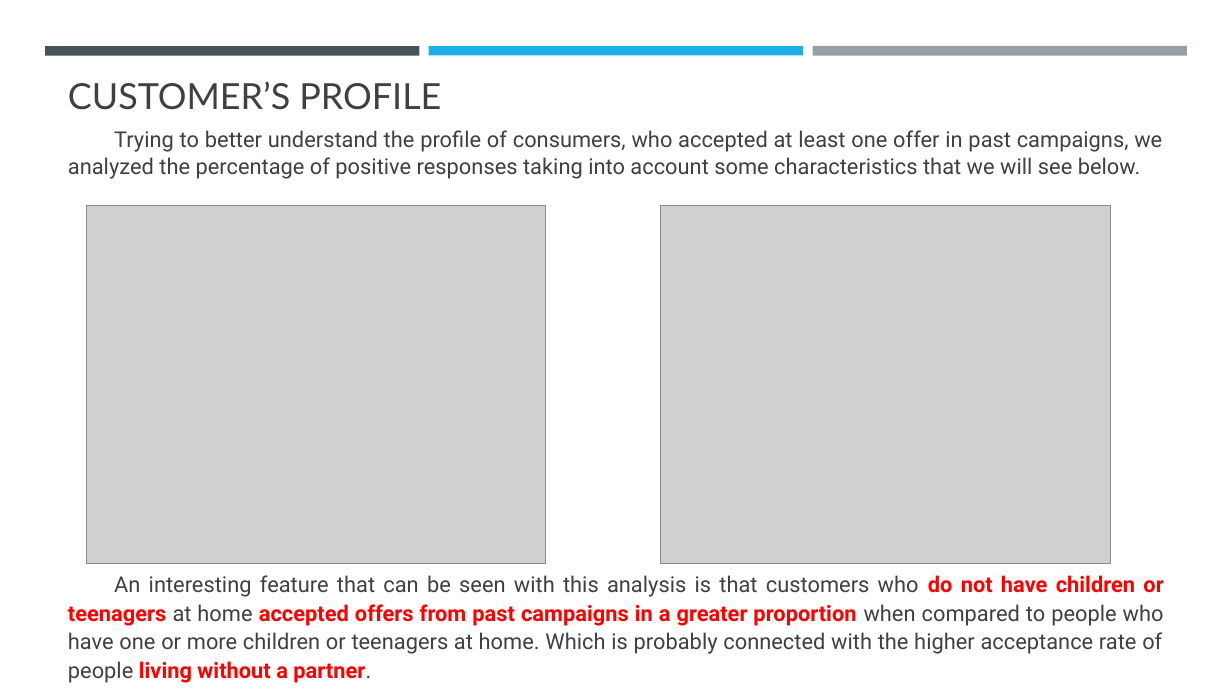
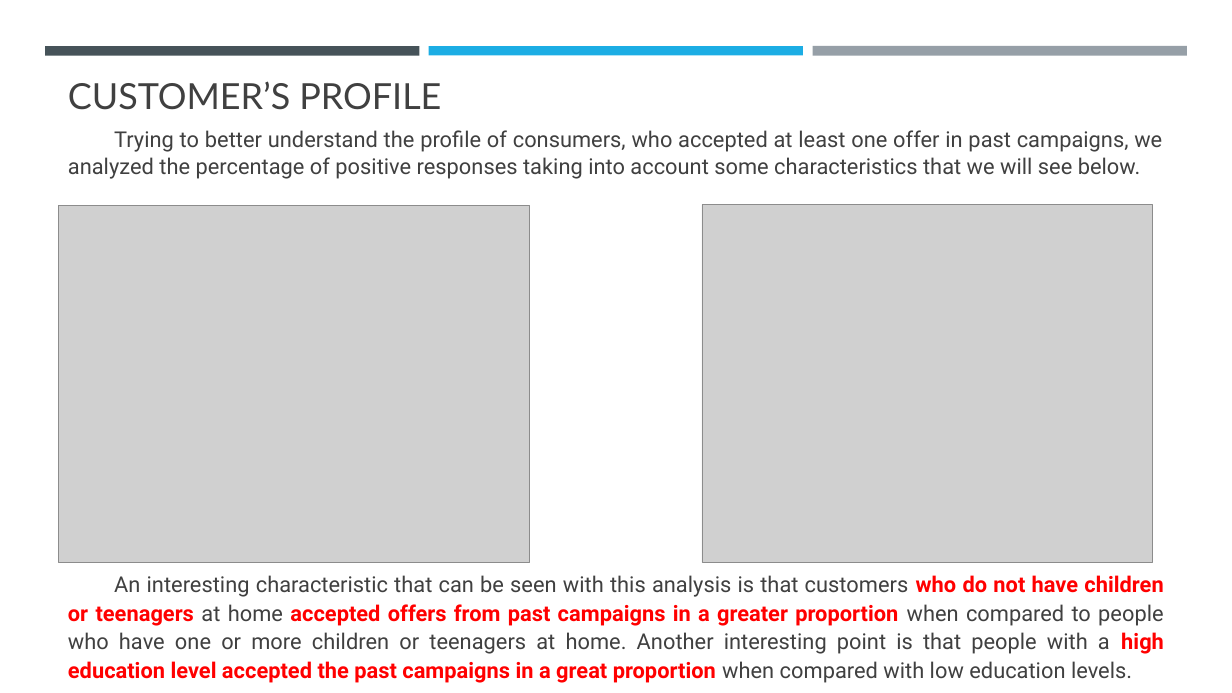
Before and after one commit to fpmacedo/ifood_data_analyst_test, a slide deck: slide 4 of iFood Data Business Analyst Case.pptx. Drawn at 1232x693 pixels with LibreOffice and Linux fonts; fonts in the diff are those of the drawing; grey boxes stand for pictures. Boxes give left, top, right and bottom in pixels: in the first picture for what was removed or moved away, otherwise in the second. Text is boxed around its words. In the diff, an @@ line names an element or a change of style, - is before the commit and + after.

```diff
--- a/iFood Data Business Analyst Case.pptx
+++ b/iFood Data Business Analyst Case.pptx
@@ picture: place and size @@
-picture at bbox=[87, 205, 545, 563]
+picture at bbox=[59, 205, 531, 563]
@@ picture: place and size @@
-picture at bbox=[661, 205, 1111, 563]
+picture at bbox=[702, 204, 1153, 562]
@@ text at bbox=[68, 575, 1164, 683]: text changed @@
-An interesting feature that can be seen with this analysis is that customers who do not have children or teenagers at home accepted offers from past campaigns in a greater proportion when compared to people who have one or more children or teenagers at home. Which is probably connected with the higher acceptance rate of people living without a partner.
+An interesting characteristic that can be seen with this analysis is that customers who do not have children or teenagers at home accepted offers from past campaigns in a greater proportion when compared to people who have one or more children or teenagers at home. Another interesting point is that people with a high education level accepted the past campaigns in a great proportion when compared with low education levels.
```
Also in this commit, not shown: 5 other slides changed, 2 slides added, 1 slide removed, 1 other file.
